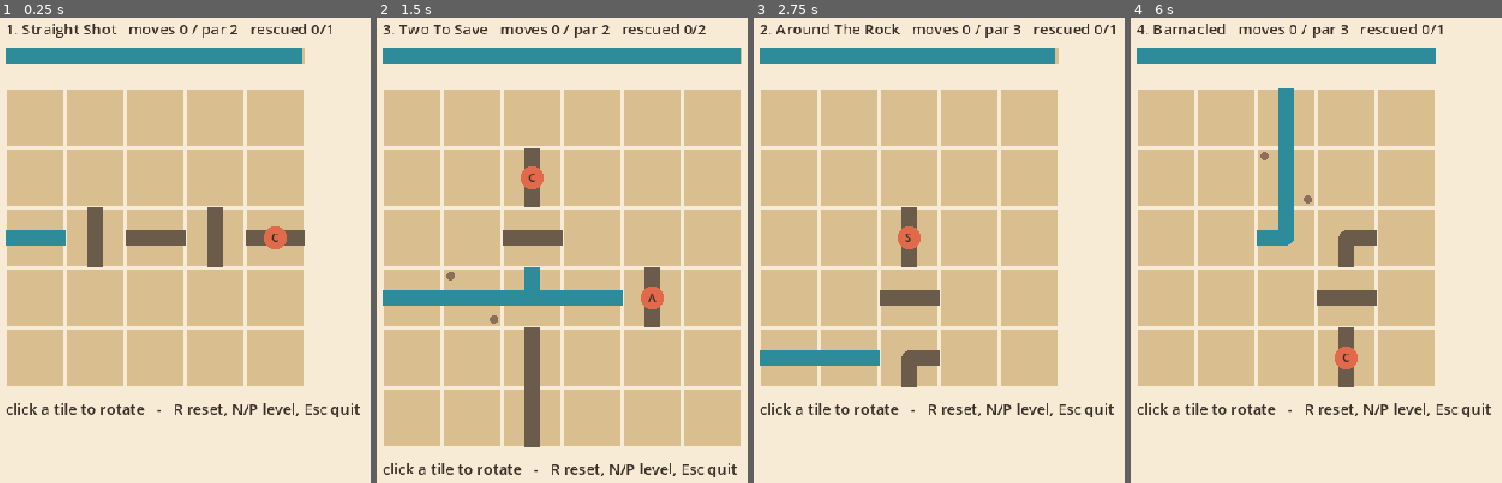
Above: before the commit, frames 1-4 (left to right).
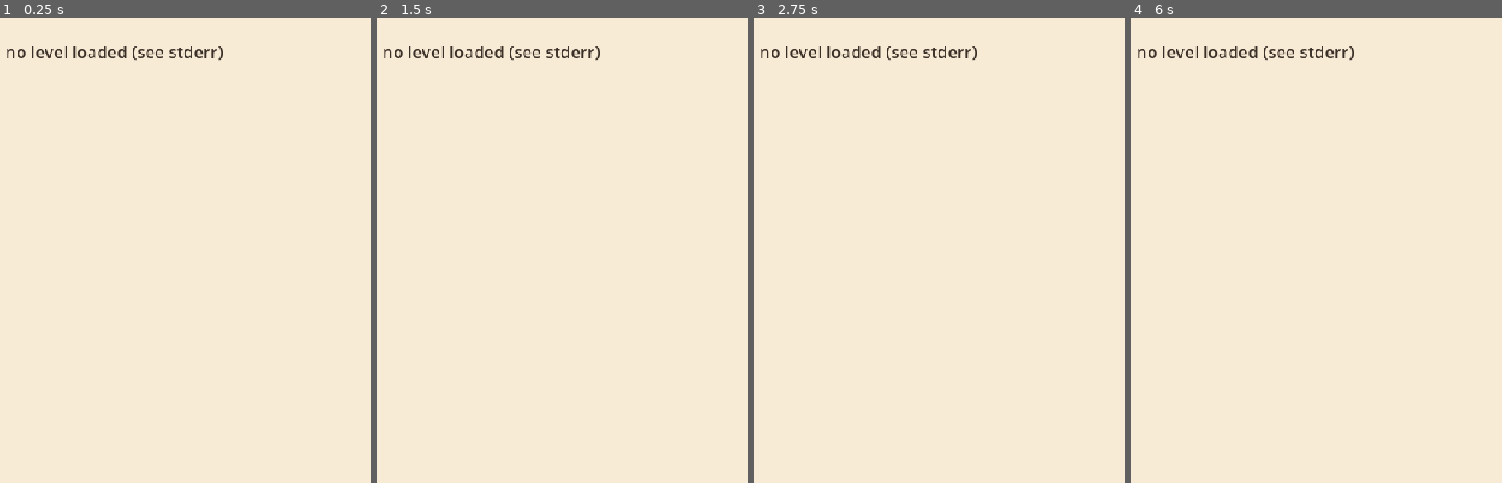
Above: after the commit, the same moments.

Repository: hasanaburayyan/tidepool
Game: Godot game, scene res://scenes/main.tscn
The game is run twice, just before and just after one commit, with the same random seed, the same clock (stepped at 60 frames per second) and the same inputs.
Inputs (mouse positions are in pixels of both pictures, inside the frame that each line leads up to):
- Up to frame 1 (0.25 s): no input
- Up to frame 2 (1.5 s): tap Enter at 0.5 s; move the mouse to (outside the picture) at 0.52 s; hold Right 0.53-1.28 s; tap R at 0.6 s; click (outside the picture) at 0.67 s; tap N at 0.8, 1.35 s; tap Space at 1.25 s; move the mouse to (588, 301) at 1.27 s; hold Left from 1.28 s (still down); click (588, 301) at 1.42 s
- Up to frame 3 (2.75 s): tap P at 1.55, 2.1 s; tap Enter at 2 s; move the mouse to (outside the picture) at 2.02 s; release Left at 2.03 s; hold Right from 2.03 s (still down); click (outside the picture) at 2.17 s; tap R at 2.3 s
- Up to frame 4 (6 s): tap Space at 2.75, 4.25 s; move the mouse to (1461, 380) at 2.77 s; tap R at 2.85, 4.55, 5.1 s; click (1461, 380) at 2.92 s; tap N at 3.05, 3.6, 5.3, 5.85 s; tap Enter at 3.5 s; move the mouse to (outside the picture) at 3.52 s; release Right at 3.53 s; hold Left 3.53-5.78 s; click (outside the picture) at 3.67 s; tap P at 3.8, 4.35 s; move the mouse to (1264, 194) at 4.27 s; click (1264, 194) at 4.42 s; move the mouse to (outside the picture) at 5.02 s; click (outside the picture) at 5.17 s; move the mouse to (1383, 143) at 5.77 s; hold Right from 5.78 s (still down); click (1383, 143) at 5.92 s

The runs differ from the first frame. In frame 1, 50% of the frame differs, in the area x 1-98%, y 1-86%; in frame 2, 71%, in the area x 1-99%, y 1-99%; in frame 3, 50%; in frame 4, 50%.

Commit message:
feat: playable loop - per-move tide, CCW, free reset, latched rescues
board.gd now plays the .tide levels instead of the json debug fixtures:
- tide is a move budget, not a clock. The timer and the _process drain are gone;
  one rotation costs one unit, a refused turn (locked, rock, cross) costs nothing.
- right-click rotates counter-clockwise for the same one unit.
- Reset Pool is free and always available; tide at zero is a pause, not a fail screen.
- rescues latch: once a critter is wet it stays rescued.
- flow stays a silent BFS recompute; only the newly wet tiles flash.
- levels are discovered from levels/*.tide, sorted, so new levels need no code change.

tools/shot.gd can now play a list of moves before the shot, so evidence shows water
actually flowing. screenshots/board_flow_level3.png: level 3 after 3 of 4 moves.

Co-Authored-By: Claude Opus 5 <noreply@anthropic.com>

Diff:
--- a/scripts/game/board.gd
+++ b/scripts/game/board.gd
@@ -1,95 +1,136 @@
 extends Node2D
 ## The ugly playable. Placeholder shapes drawn straight to the canvas: no sprites, no
-## shaders, no animation. Its whole job is to prove the core loop is a game you can
-## click on, and to give the artist a working target to replace.
+## shaders, no art. Its whole job is to prove the core loop is a game you can click on,
+## and to give the artist a working target to replace.
 ##
 ## All the rules live in scripts/core. This file only draws and takes input.
+##
+## The tide is a MOVE budget, not a clock (design doc §2.1): one rotation costs one unit,
+## thinking is free, and running out is never a fail screen -- the tide comes back in.
 
 const TILE_SIZE := 72
-const MARGIN := Vector2(40, 96)
-const LEVELS := [
-	"res://levels/debug_01.json",
-	"res://levels/debug_02.json",
-	"res://levels/debug_03.json",
-	"res://levels/debug_04.json",
-	"res://levels/debug_05.json",
-]
+const MARGIN := Vector2(40, 108)
+const LEVEL_DIR := "res://levels"
+## How long a newly wet tile flashes. Flow itself is an instant BFS recompute; only the
+## set difference is animated, so the eye follows the water without the sim faking it.
+const SPLASH_TIME := 0.28
 
 const SAND := Color("d9bf8f")
 const ROCK := Color("6b5b4a")
 const WATER := Color("2e8b9a")
 const WATER_DEEP := Color("1d5f6b")
+const SPLASH := Color("9fe8f0")
 const LOCKED := Color("8a6f5a")
 const CRITTER := Color("e06a4a")
 const CRITTER_SAFE := Color("f0c34a")
 const TEXT := Color("3a2f26")
-
+const BUTTON := Color("c2a878")
+
+var levels: Array[String] = []
 var grid: Grid
 var wet: Dictionary = {}
 var level_index := 0
 var moves := 0
-var tide_left := 0.0
+## Rotations left before the tide comes back in. An int, not a float: same currency as par.
+var tide_left := 0
 var cleared := false
-## Counts up during the "tide comes back in" pause, then the level resets.
+## Latched, never recomputed from the wet set: once a critter is rescued it stays rescued
+## even if a later rotation dries its tile (Maren, design doc §2.3).
+var rescued: Dictionary = {}
+## Counts down during the "tide comes back in" pause, then the level resets.
 var resetting := 0.0
+## grid index -> seconds of splash left, for tiles that just became wet.
+var splashes: Dictionary = {}
+var reset_button := Rect2()
 
 @onready var _font: Font = ThemeDB.fallback_font
 
 
 func _ready() -> void:
+	levels = _find_levels()
+	if levels.is_empty():
+		push_error("no .tide levels found in %s" % LEVEL_DIR)
+		return
 	load_level(0)
 
 
+## Every level in the folder, sorted by filename. Discovery rather than a hard-coded
+## list so dropping a new .tide in from the Director needs no code change.
+func _find_levels() -> Array[String]:
+	var out: Array[String] = []
+	for entry in DirAccess.get_files_at(LEVEL_DIR):
+		var file := String(entry).trim_suffix(".remap")
+		if file.ends_with(".tide"):
+			out.append("%s/%s" % [LEVEL_DIR, file])
+	out.sort()
+	return out
+
+
 func load_level(idx: int) -> void:
-	level_index = posmod(idx, LEVELS.size())
-	var result := LevelIO.load_file(LEVELS[level_index])
+	level_index = posmod(idx, levels.size())
+	restart()
+
+
+## Also the free Reset Pool action: rereads the level from disk so the board really is
+## the authored one again, and costs nothing (design doc §2.2 -- retrying is not punished).
+func restart() -> void:
+	var result := TideFormat.load_file(levels[level_index])
 	if not result["ok"]:
 		# A broken level is a build error, not something to paper over at runtime.
 		for e in result["errors"]:
 			push_error(e)
+		grid = null
+		queue_redraw()
 		return
 	grid = result["grid"]
-	restart()
-
-
-func restart() -> void:
 	moves = 0
 	cleared = false
 	resetting = 0.0
+	rescued = {}
+	splashes = {}
 	tide_left = grid.tide
-	# Reload from disk so the soft reset really is the authored board again.
-	var result := LevelIO.load_file(LEVELS[level_index])
-	if result["ok"]:
-		grid = result["grid"]
+	wet = {}
 	_recompute()
 
 
 func _recompute() -> void:
+	var before := wet
 	wet = Flow.compute(grid)
-	if Flow.all_rescued(grid, wet):
+	# Animate only the difference: tiles that were dry a moment ago.
+	for idx in wet:
+		if not before.has(idx):
+			splashes[idx] = SPLASH_TIME
+	for i in Flow.rescued(grid, wet):
+		rescued[i] = true
+	if rescued.size() == grid.critters.size() and not grid.critters.is_empty():
 		cleared = true
 	queue_redraw()
 
 
+## 3 stars at or under par, 2 within par+2, 1 for solving it at all (design doc §2.4).
+func stars() -> int:
+	if moves <= grid.par:
+		return 3
+	return 2 if moves <= grid.par + 2 else 1
+
+
 func _process(delta: float) -> void:
 	if grid == null:
 		return
+	var dirty := false
+	for idx in splashes.keys():
+		splashes[idx] -= delta
+		if splashes[idx] <= 0.0:
+			splashes.erase(idx)
+		dirty = true
 	if resetting > 0.0:
 		resetting -= delta
+		dirty = true
 		if resetting <= 0.0:
 			restart()
-		else:
-			queue_redraw()
-		return
-	if cleared:
-		return
-
-	tide_left -= delta
-	if tide_left <= 0.0:
-		# Pillar one: the tide running out is never a fail screen. It comes back in.
-		tide_left = 0.0
-		resetting = 1.5
-	queue_redraw()
+			return
+	if dirty:
+		queue_redraw()
 
 
 func _unhandled_input(event: InputEvent) -> void:
@@ -108,16 +149,42 @@
 				get_tree().quit()
 		return
 
-	if event is InputEventMouseButton and event.pressed \
-			and event.button_index == MOUSE_BUTTON_LEFT:
-		if cleared or resetting > 0.0:
-			return
-		var pos := _tile_at(event.position)
-		# rotate_at refuses barnacled tiles and bare sand, and a refused turn is
-		# not a move, so a misclick never costs the player anything.
-		if grid.rotate_at(pos):
-			moves += 1
-			_recompute()
+	if not (event is InputEventMouseButton and event.pressed):
+		return
+	if reset_button.has_point(event.position):
+		restart()
+		return
+	if cleared:
+		# Clearing a level is the only thing that moves you on, and any click does it.
+		load_level(level_index + 1)
+		return
+	if resetting > 0.0:
+		return
+
+	var turns := 0
+	if event.button_index == MOUSE_BUTTON_LEFT:
+		turns = 1
+	elif event.button_index == MOUSE_BUTTON_RIGHT:
+		turns = 3  # counter-clockwise, and it costs the same one unit of tide
+	else:
+		return
+	_try_rotate(_tile_at(event.position), turns)
+
+
+## A rotation that changes nothing is free: barnacled tiles, bare sand and crosses all
+## refuse, and a refused turn never costs the player tide.
+func _try_rotate(pos: Vector2i, turns: int) -> void:
+	var tile := grid.at(pos)
+	if tile == null or not tile.can_rotate() or tile.rotation_period() <= 1:
+		return
+	if not grid.rotate_at(pos, turns):
+		return
+	moves += 1
+	tide_left -= 1
+	_recompute()
+	if not cleared and tide_left <= 0:
+		# Pillar one: the tide running out is never a fail screen. It comes back in.
+		resetting = 1.4
 
 
 func _tile_at(screen_pos: Vector2) -> Vector2i:
@@ -137,24 +204,27 @@
 	for y in grid.height:
 		for x in grid.width:
 			_draw_tile(Vector2i(x, y))
-	for c in grid.critters:
-		_draw_critter(c)
+	for i in grid.critters.size():
+		_draw_critter(i)
 	_draw_hud()
 
 
 func _draw_tile(pos: Vector2i) -> void:
 	var tile := grid.at(pos)
 	var rect := _tile_rect(pos)
-	var is_wet := wet.has(grid.index(pos))
+	var idx := grid.index(pos)
+	var is_wet := wet.has(idx)
 
 	draw_rect(rect.grow(-2), SAND)
 	if tile.kind == Tile.Kind.EMPTY:
 		return
 
-	# The channel is a stub from the tile centre out to each open side, so the shape
-	# of the pipe is readable at a glance. Pillar two: no hidden state.
+	# The channel is a stub from the tile centre out to each open side, so the shape of
+	# the pipe is readable at a glance. Pillar two: no hidden state.
 	var centre := rect.get_center()
 	var channel := WATER if is_wet else ROCK
+	if splashes.has(idx):
+		channel = channel.lerp(SPLASH, splashes[idx] / SPLASH_TIME)
 	var width := 18.0
 	draw_circle(centre, width * 0.5, channel)
 	for dir in Tile.DIRS:
@@ -174,7 +244,7 @@
 			pass
 
 	if tile.locked:
-		# Barnacles: a corner pip so locked tiles read as "do not bother".
+		# Barnacles: corner pips so locked tiles read as "do not bother".
 		draw_circle(rect.position + Vector2(10, 10), 5.0, LOCKED)
 		draw_circle(rect.end - Vector2(10, 10), 5.0, LOCKED)
 
@@ -186,33 +256,42 @@
 	draw_colored_polygon([tip, centre + side, centre - side], colour)
 
 
-func _draw_critter(critter: Dictionary) -> void:
+func _draw_critter(i: int) -> void:
+	var critter: Dictionary = grid.critters[i]
 	var rect := _tile_rect(critter["pos"])
-	var safe: bool = wet.has(grid.index(critter["pos"]))
-	draw_circle(rect.get_center(), 14.0, CRITTER_SAFE if safe else CRITTER)
+	draw_circle(rect.get_center(), 14.0, CRITTER_SAFE if rescued.has(i) else CRITTER)
 	var label: String = String(critter["type"]).substr(0, 1).to_upper()
 	draw_string(_font, rect.get_center() + Vector2(-5, 5), label, 0, -1, 14, TEXT)
 
 
 func _draw_hud() -> void:
 	var board_bottom: float = MARGIN.y + grid.height * TILE_SIZE
-
-	# Tide bar. Draining, not counting down: it is a tide, not a clock.
-	var bar := Rect2(MARGIN.x, 48, grid.width * TILE_SIZE, 20)
+	var bar_width: float = maxf(grid.width * TILE_SIZE, 300.0)
+
+	var header := "%d. %s   moves %d / par %d   rescued %d/%d" % [
+		grid.id, grid.title, moves, grid.par, rescued.size(), grid.critters.size()]
+	draw_string(_font, Vector2(MARGIN.x, 34), header, 0, -1, 18, TEXT)
+
+	# Tide bar, drawn as one notch per remaining rotation: the budget is countable, so
+	# the player can plan the last two moves instead of guessing at a shrinking bar.
+	var bar := Rect2(MARGIN.x, 52, bar_width, 20)
 	draw_rect(bar, SAND)
-	var fraction: float = tide_left / grid.tide if grid.tide > 0.0 else 0.0
-	draw_rect(Rect2(bar.position, Vector2(bar.size.x * fraction, bar.size.y)), WATER)
-
-	var rescued := Flow.rescued(grid, wet).size()
-	var header := "%d. %s   moves %d / par %d   rescued %d/%d" % [
-		grid.id, grid.title, moves, grid.par, rescued, grid.critters.size()]
-	draw_string(_font, Vector2(MARGIN.x, 32), header, 0, -1, 18, TEXT)
+	if grid.tide > 0:
+		var notch: float = bar.size.x / float(grid.tide)
+		for i in tide_left:
+			draw_rect(Rect2(bar.position + Vector2(i * notch + 1.0, 0), Vector2(notch - 2.0, 20)), WATER)
+	draw_string(_font, Vector2(MARGIN.x + bar_width + 12, 70), "tide %d" % tide_left, 0, -1, 16, TEXT)
+
+	reset_button = Rect2(MARGIN.x, 80, 110, 22)
+	draw_rect(reset_button, BUTTON)
+	draw_string(_font, reset_button.position + Vector2(10, 17), "Reset Pool", 0, -1, 15, TEXT)
 
 	var status := ""
 	if cleared:
-		status = "LEVEL CLEAR in %d moves (par %d) - N for next" % [moves, grid.par]
+		status = "LEVEL CLEAR - %d moves, par %d, %d stars - click for the next pool" % [
+			moves, grid.par, stars()]
 	elif resetting > 0.0:
 		status = "the tide comes back in..."
 	else:
-		status = "click a tile to rotate   -   R reset, N/P level, Esc quit"
-	draw_string(_font, Vector2(MARGIN.x, board_bottom + 32), status, 0, -1, 18, TEXT)
+		status = "left-click turns, right-click turns back   -   Reset Pool is free, N/P level, Esc quit"
+	draw_string(_font, Vector2(MARGIN.x, board_bottom + 32), status, 0, -1, 17, TEXT)
--- a/tools/shot.gd
+++ b/tools/shot.gd
@@ -1,17 +1,40 @@
 extends SceneTree
-## Loads the game, lets it settle, and saves a PNG. Needs a real window: the headless
-## renderer draws nothing, so this must run windowed.
-##   godot --path . --script res://tools/shot.gd -- user://shot.png
+## Loads the game, optionally plays a few moves, and saves a PNG. Needs a real window:
+## the headless renderer draws nothing, so this must run windowed.
+##   godot --path . --script res://tools/shot.gd -- res://screenshots/x.png [level] [moves]
+## `level` is a 0-based index into the sorted levels folder; `moves` is a comma-separated
+## list of `r<row>c<col>` clicks (append `:3` for a counter-clockwise turn), so a shot can
+## show water actually flowing instead of the untouched board.
 func _initialize() -> void:
-	var out := "res://screenshots/board.png"
 	var argv := OS.get_cmdline_user_args()
-	if argv.size() > 0:
-		out = argv[0]
-	root.add_child(load("res://scenes/main.tscn").instantiate())
-	for _i in 30:
+	var out: String = argv[0] if argv.size() > 0 else "res://screenshots/board.png"
+	var level := int(argv[1]) if argv.size() > 1 else 0
+	var moves: String = argv[2] if argv.size() > 2 else ""
+
+	# Deliberately untyped: the board is reached dynamically so this tool never has to
+	# be kept in step with its class.
+	var scene: Node = load("res://scenes/main.tscn").instantiate()
+	root.add_child(scene)
+	var board = scene.get_node("Board")
+	for _i in 10:
+		await process_frame
+
+	if board.levels.is_empty():
+		print("no levels found")
+		quit(1)
+		return
+	board.load_level(level)
+	for step in moves.split(",", false):
+		var parts := String(step).split(":", false)
+		var turns := int(parts[1]) if parts.size() > 1 else 1
+		board._try_rotate(TideFormat.parse_coord(String(parts[0])), turns)
+	for _i in 20:
 		await process_frame
 	await create_timer(0.3).timeout
+
 	var img := root.get_texture().get_image()
 	DirAccess.make_dir_recursive_absolute(out.get_base_dir())
-	print("screenshot -> %s : %s" % [out, error_string(img.save_png(out))])
+	print("screenshot -> %s : %s (level %d, moves %d, tide %d, rescued %d/%d)" % [
+		out, error_string(img.save_png(out)), board.grid.id, board.moves, board.tide_left,
+		board.rescued.size(), board.grid.critters.size()])
 	quit(0)
Binary file added: screenshots/board_flow_level3.png
